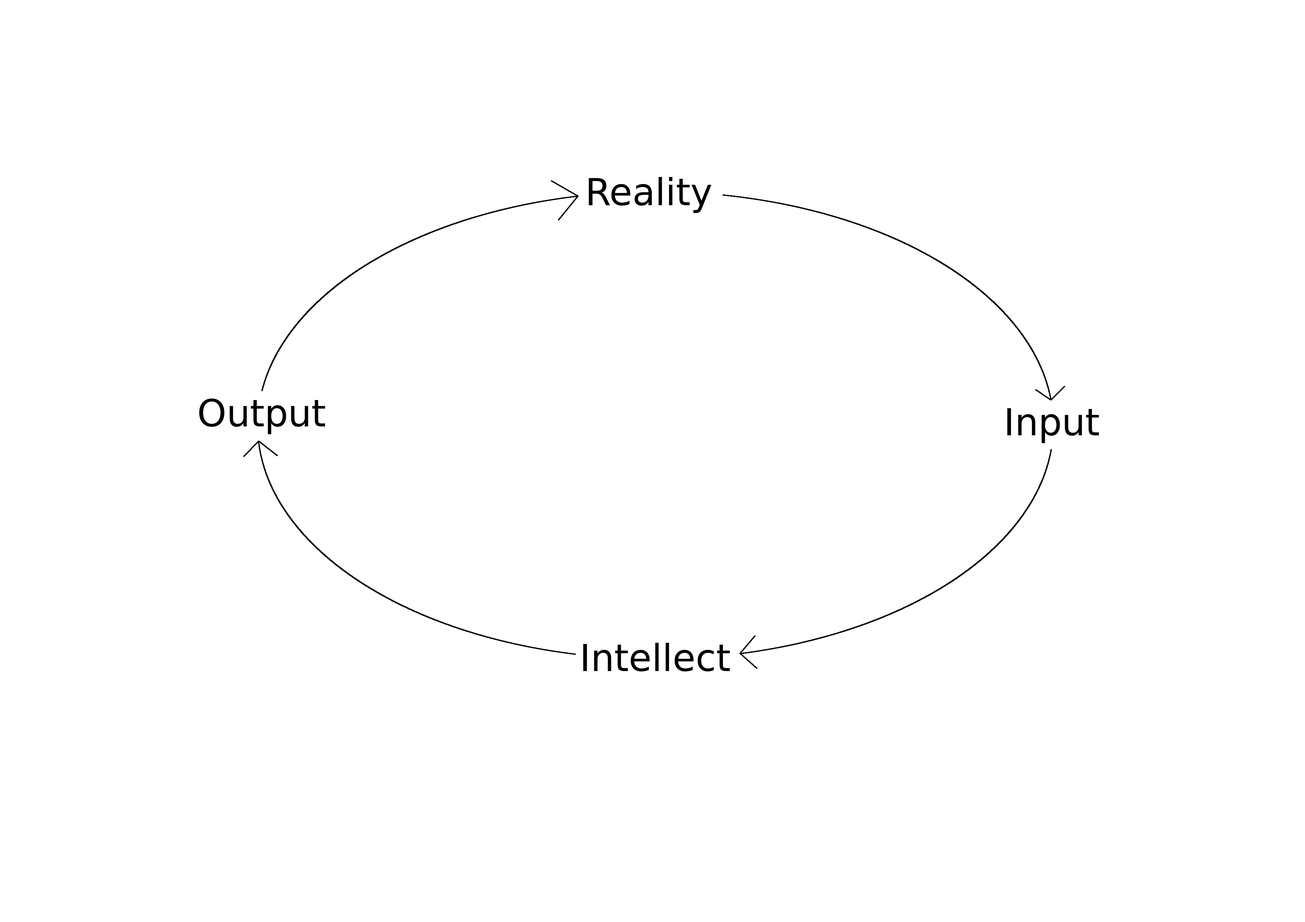
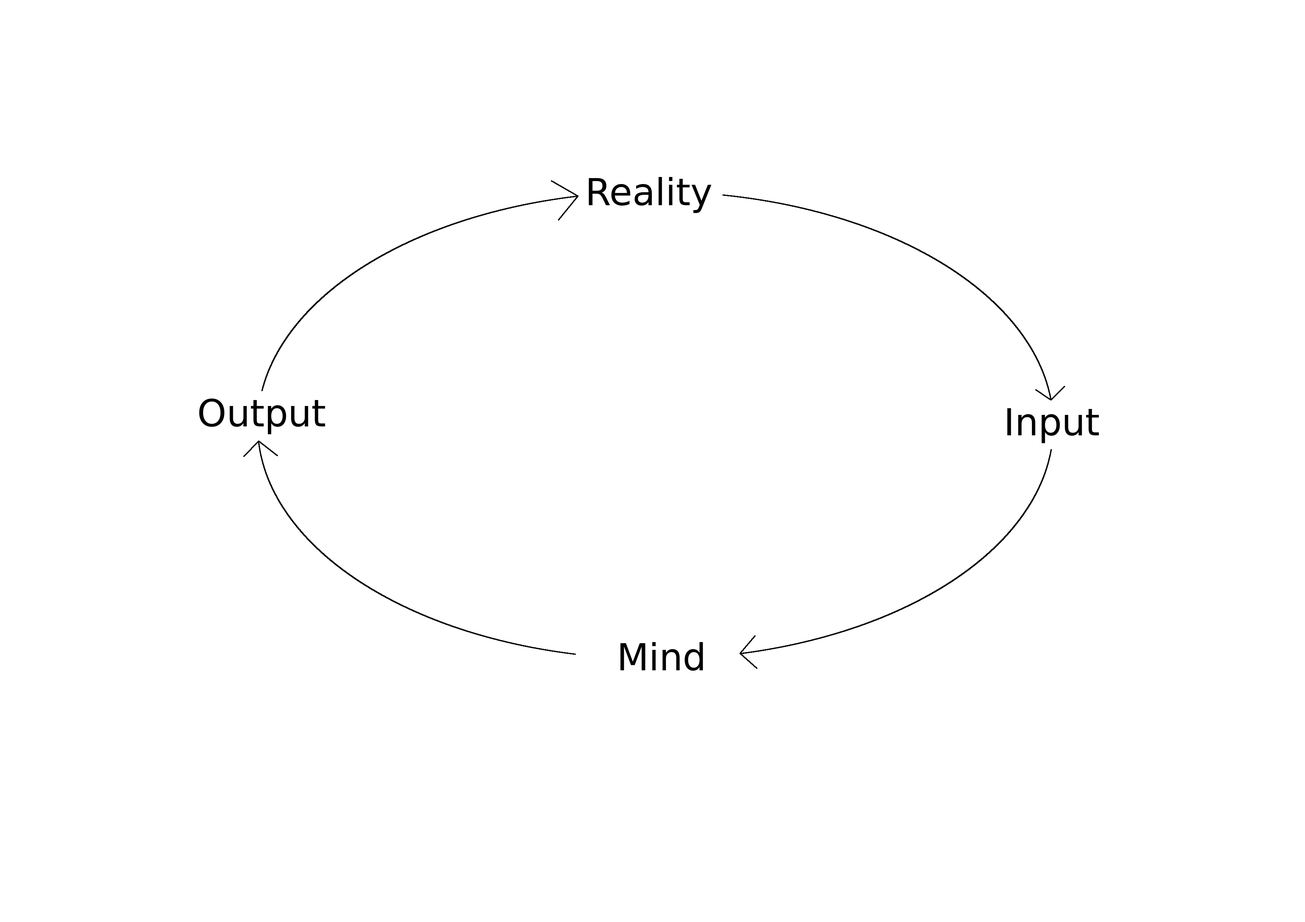
The second w=1305, h=922 image is a revision of the first. Changes to its layers:
renamed "Intellect" to "Mind", painted on it over [582,642,731,672]
